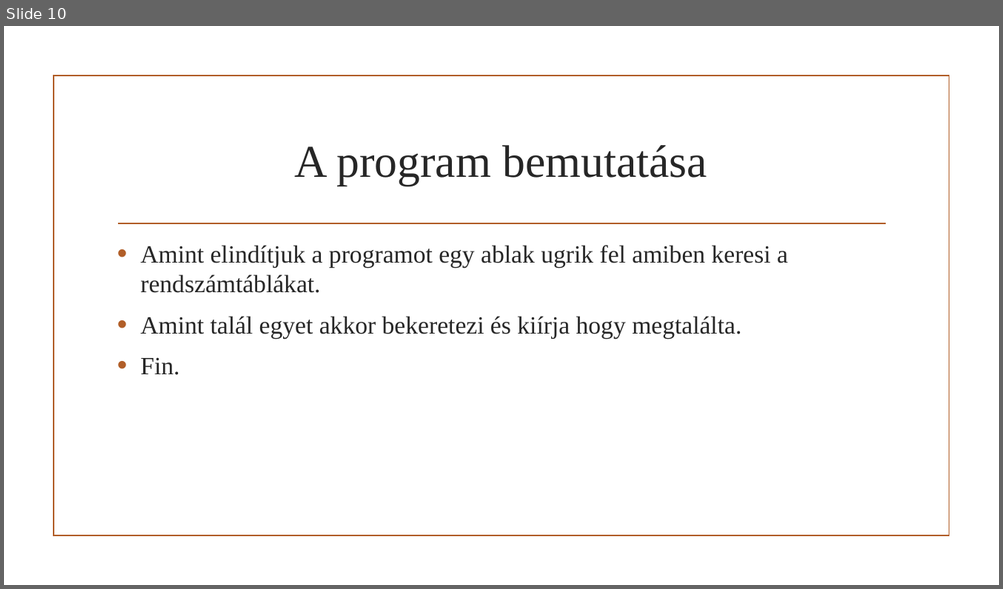
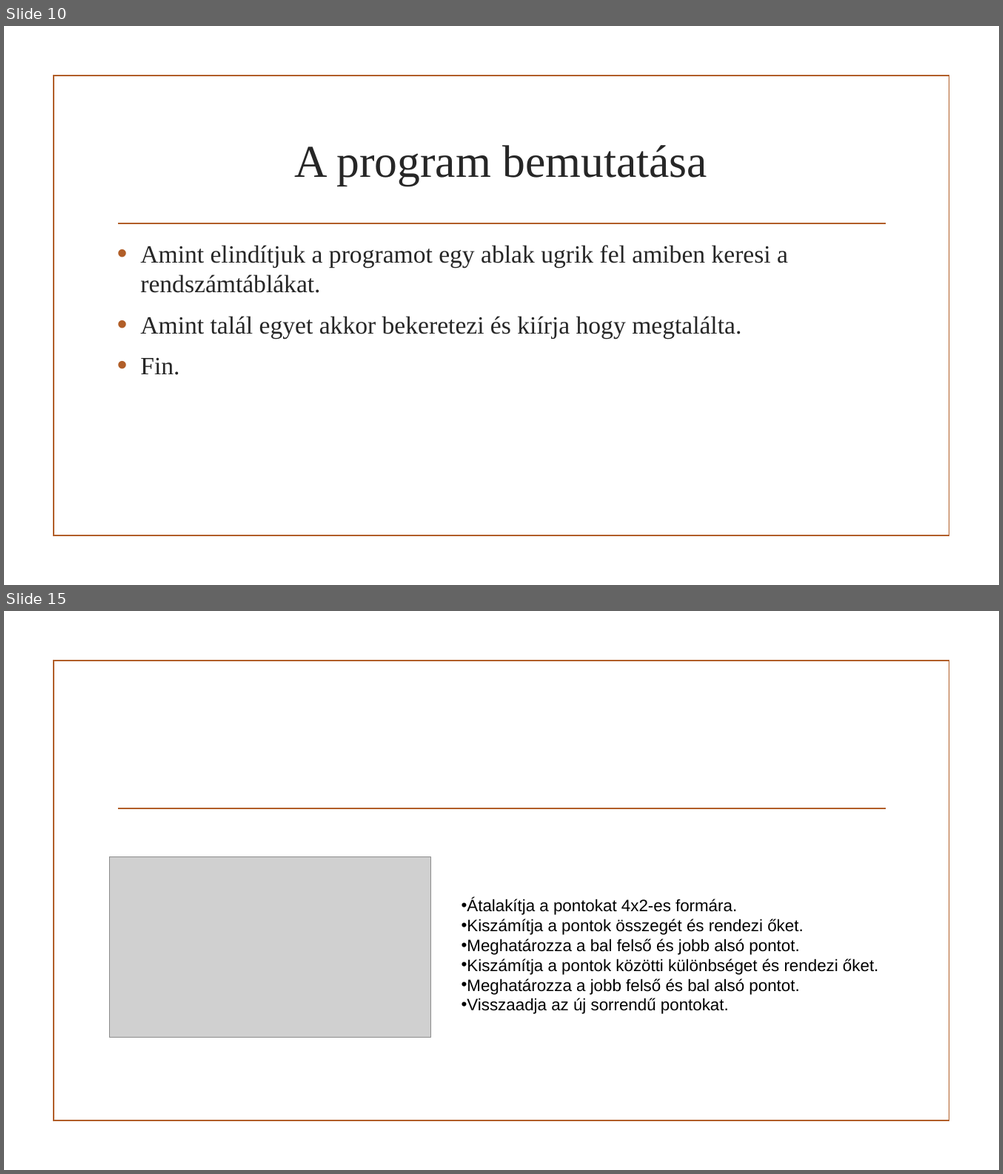
Before and after one commit to MolnarMark-HUN/Project, a slide deck: Projekt prezi.pptx. Shown one above the other, each under a label of ours: slide 10 before the commit, slides 10 and 15 after it; the slides between them are not shown. The pictures are 1003x589 and 1003x1174 pixels, drawn with LibreOffice and Linux fonts; fonts in the diff are those of the drawing; grey boxes stand for pictures; background and template pictures are left out. Boxes give left, top, right and bottom in pixels: in the first picture for what was removed or moved away, otherwise in the second. Text is boxed around its words. In the diff, an @@ line names an element or a change of style, - is before the commit and + after.

```diff
--- a/Projekt prezi.pptx
+++ b/Projekt prezi.pptx
@@ slide 15 added at [4, 611, 999, 1170], background picture (left out); not listed: 2 template elements that a slide beside it also shows @@
@@ picture added at [110, 857, 431, 1038] @@
@@ text added at [461, 897, 878, 1014], 16 pt, text #000000 @@
+• Átalakítja a pontokat 4x2-es formára.
+• Kiszámítja a pontok összegét és rendezi őket.
+• Meghatározza a bal felső és jobb alsó pontot.
+• Kiszámítja a pontok közötti különbséget és rendezi őket.
+• Meghatározza a jobb felső és bal alsó pontot.
+• Visszaadja az új sorrendű pontokat.
```
Also in this commit, not shown: 7 slides changed, 8 other slides added.
